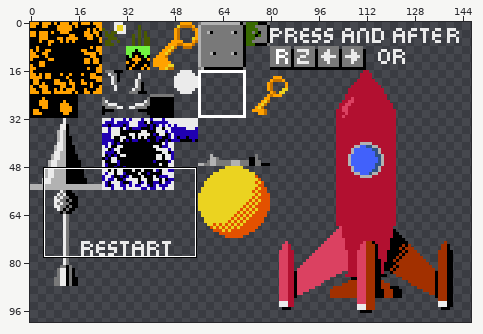
Two states of a pixel-art file, concept/tilemap.aseprite. Above: a wide view before the commit, with the close-up outlined.
Close-up. Before the commit:
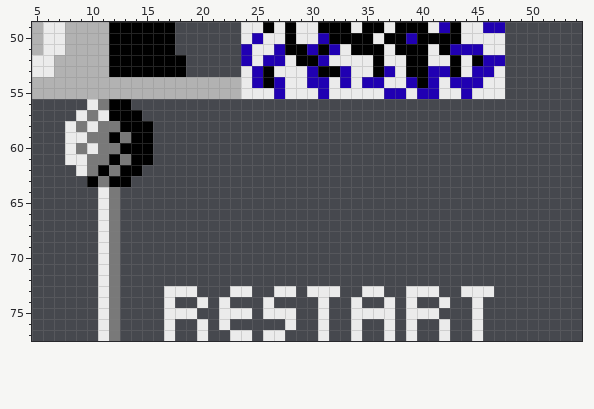
150x100 pixels, 1 frame. Shown: x 5..54, y 49..77. The wide view leaves out empty margins.
The same view after the edit:
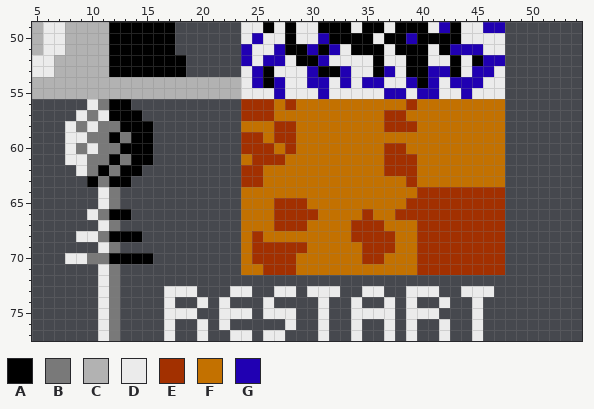
Palette (. is transparent): A #000000  B #797979  C #b2b2b2  D #ebebeb  E #a23000  F #c37100  G #2000b2
From old to new:
y 56: x 24..47 ........................ -> EEEFEFFFFFFFFFFEFFFFFFFF
y 57: x 24..47 ........................ -> EEEFFFFFFFFFFEEFFFFFFFFF
y 58: x 24..47 ........................ -> FFFEEFFFFFFFFEEEFFFFFFFF
y 59: x 24..47 ........................ -> EEFEEFFFFFFFFFFFFFFFFFFF
y 60: x 24..47 ........................ -> EEEFEFFFFFFFFEEFFFFFFFFF
y 61: x 24..47 ........................ -> FEEEFFFFFFFFFEEEFFFFFFFF
y 62: x 24..47 ........................ -> EEFFFFFFFFFFFEEEFFFFFFFF
y 63: x 24..47 ........................ -> EEFFFFFFFFFFFFFEFFFFFFFF
y 64: x 24..47 ........................ -> FFFFFFFFFFFFFFFFEEEEEEEE
y 65: x 24..47 ........................ -> FFFEEEFFFFFFFFFEEEEEEEEE
y 66: x 10..13 .DB. -> DBAA; x 24..47 ........................ -> FFFEEEEFFFFEFFEEEEEEEEEE
y 67: x 24..47 ........................ -> FFFEEEFFFFEEEFFFEEEEEEEE
y 68: x 9..14 ..DB.. -> DDBAAA; x 24..47 ........................ -> FEFFFFFFFFEEEEFFEEEEEEEE
y 69: x 24..47 ........................ -> FEEEEEFFFFFEEEFFEEEEEEEE
y 70: x 8..15 ...DB... -> DDBBAAAA; x 24..47 ........................ -> FEEEEFFFFFFEEFFFEEEEEEEE
y 71: x 24..47 ........................ -> FFEEEFFFFFFFFFFFEEEEEEEE
Pixel boxes of the changes (left, top, right, bottom) in both close-ups:
added: (241, 99, 505, 275)
changed: (65, 209, 153, 264)
